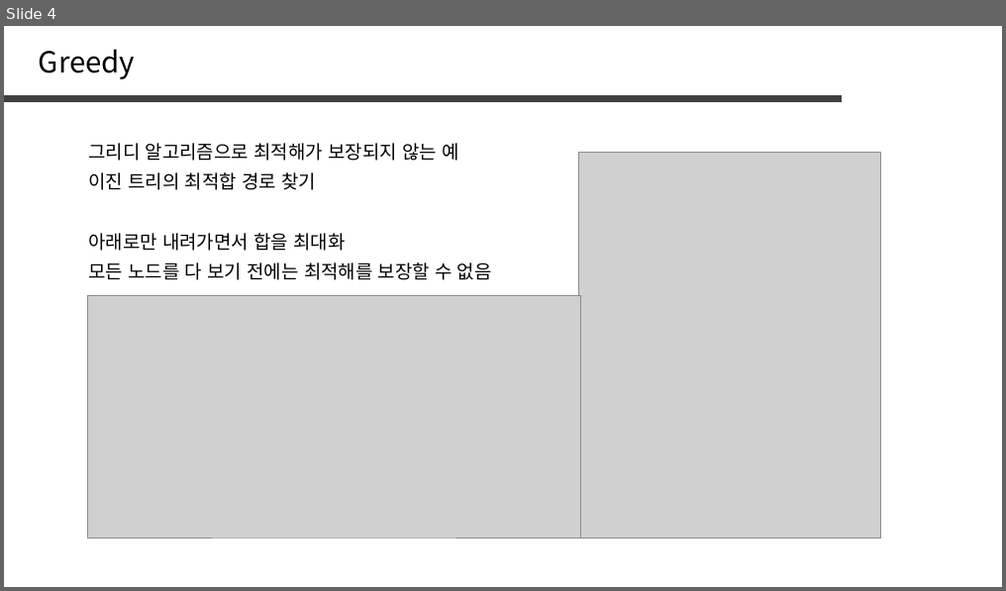
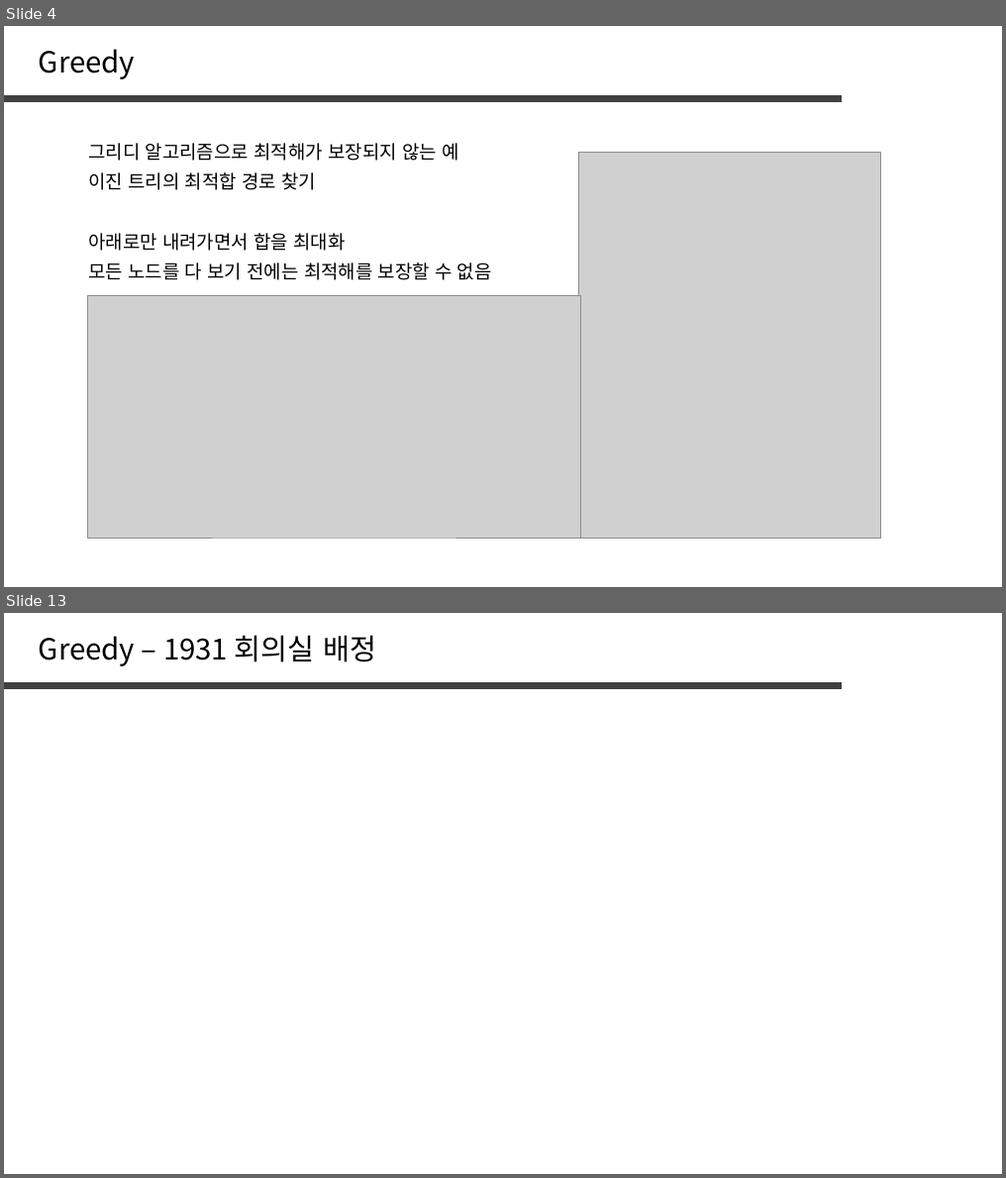
Before and after one commit to jaehoo1/PS-study, a slide deck: study/6_Greedy.pptx. Shown one above the other, each under a label of ours: slide 4 before the commit, slides 4 and 13 after it; the slides between them are not shown. The pictures are 1006x591 and 1006x1178 pixels, drawn with LibreOffice and Linux fonts; fonts in the diff are those of the drawing; grey boxes stand for pictures. Boxes give left, top, right and bottom in pixels: in the first picture for what was removed or moved away, otherwise in the second. Text is boxed around its words. In the diff, an @@ line names an element or a change of style, - is before the commit and + after.

```diff
--- a/study/6_Greedy.pptx
+++ b/study/6_Greedy.pptx
@@ slide 13 added at [4, 613, 1002, 1174], background #FFFFFF @@
@@ text added at [39, 635, 376, 666], 28 pt, text #000000 @@
+Greedy – 1931 회의실 배정
@@ line added from (4, 685) to (843, 685), #404040 6 pt @@
```
Also in this commit, not shown: 3 slides changed, 9 other slides added, 11 slides removed.
